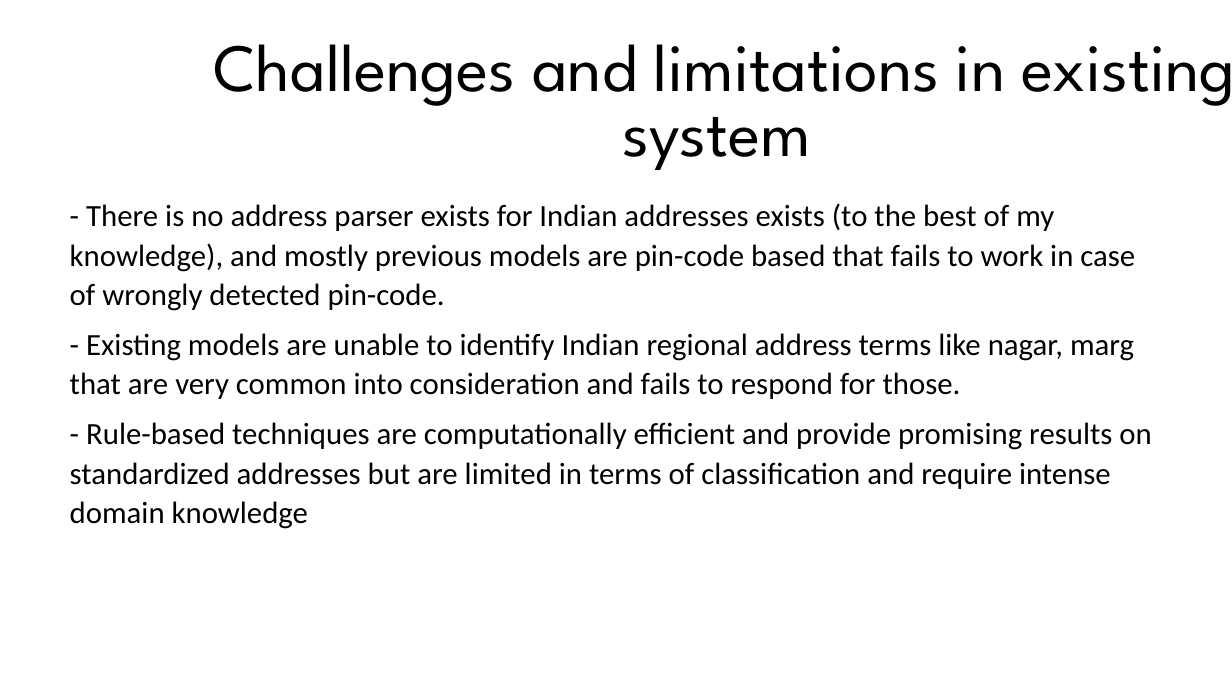
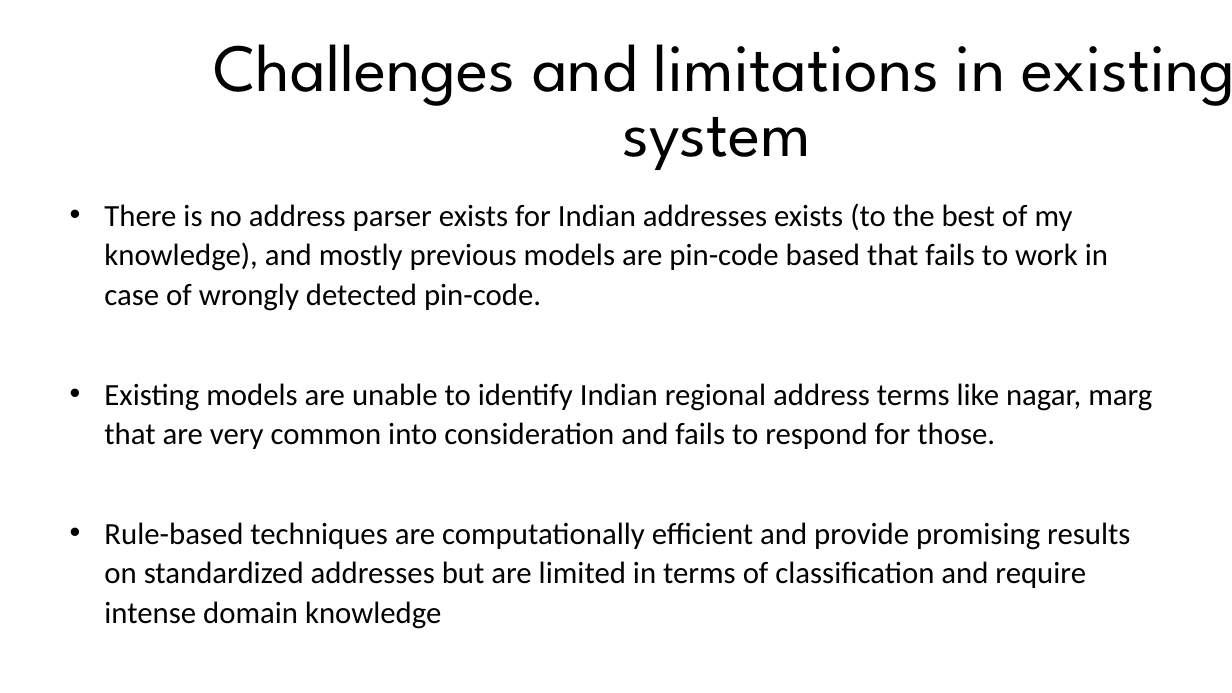
Before and after one commit to Surya-kiran-paluru/Indian-Postal-Automation, a slide deck: slide 13 of docs/Review 2.pptm (slide 12 before the commit). Drawn at 1232x693 pixels with LibreOffice and Linux fonts; fonts in the diff are those of the drawing; background and template pictures are left out. Boxes give left, top, right and bottom in pixels: in the first picture for what was removed or moved away, otherwise in the second. Text is boxed around its words. In the diff, an @@ line names an element or a change of style, - is before the commit and + after.

```diff
--- a/docs/Review 2.pptm
+++ b/docs/Review 2.pptm
@@ text at [104, 203, 1152, 629]: text changed @@
-- There is no address parser exists for Indian addresses exists (to the best of my knowledge), and mostly previous models are pin-code based that fails to work in case of wrongly detected pin-code.
-- Existing models are unable to identify Indian regional address terms like nagar, marg that are very common into consideration and fails to respond for those.
-- Rule-based techniques are computationally efficient and provide promising results on standardized addresses but are limited in terms of classification and require intense domain knowledge
+• There is no address parser exists for Indian addresses exists (to the best of my knowledge), and mostly previous models are pin-code based that fails to work in case of wrongly detected pin-code.
+• Existing models are unable to identify Indian regional address terms like nagar, marg that are very common into consideration and fails to respond for those.
+• Rule-based techniques are computationally efficient and provide promising results on standardized addresses but are limited in terms of classification and require intense domain knowledge
```
Also in this commit, not shown: 10 other slides changed, 1 slide added, 15 other files.
